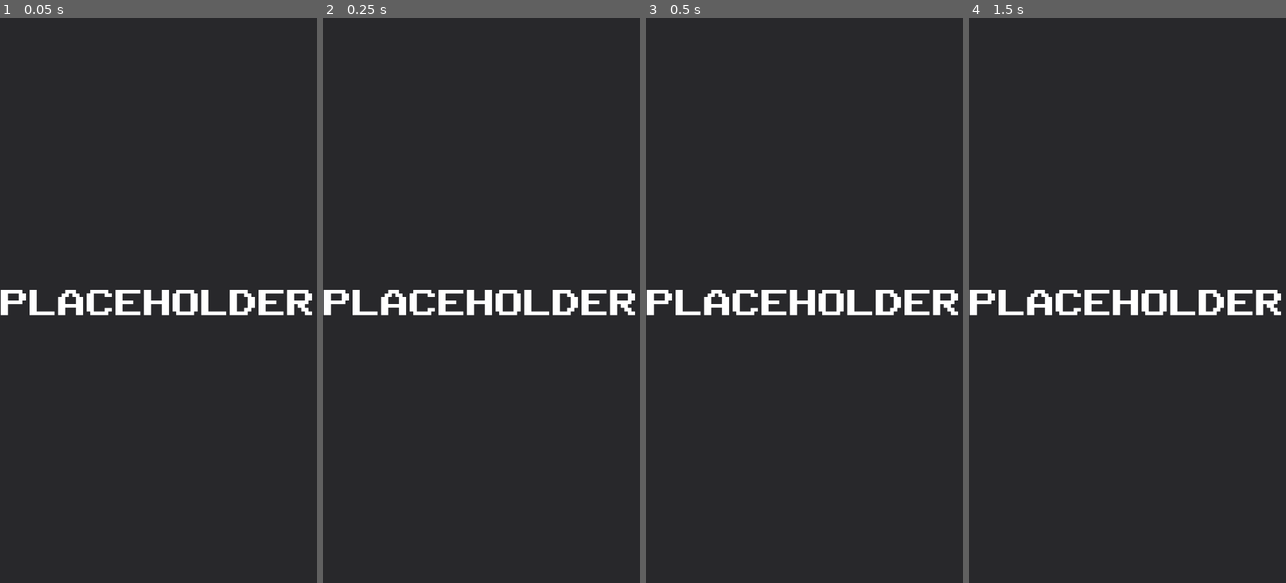
Above: before the commit, frames 1-4 (left to right).
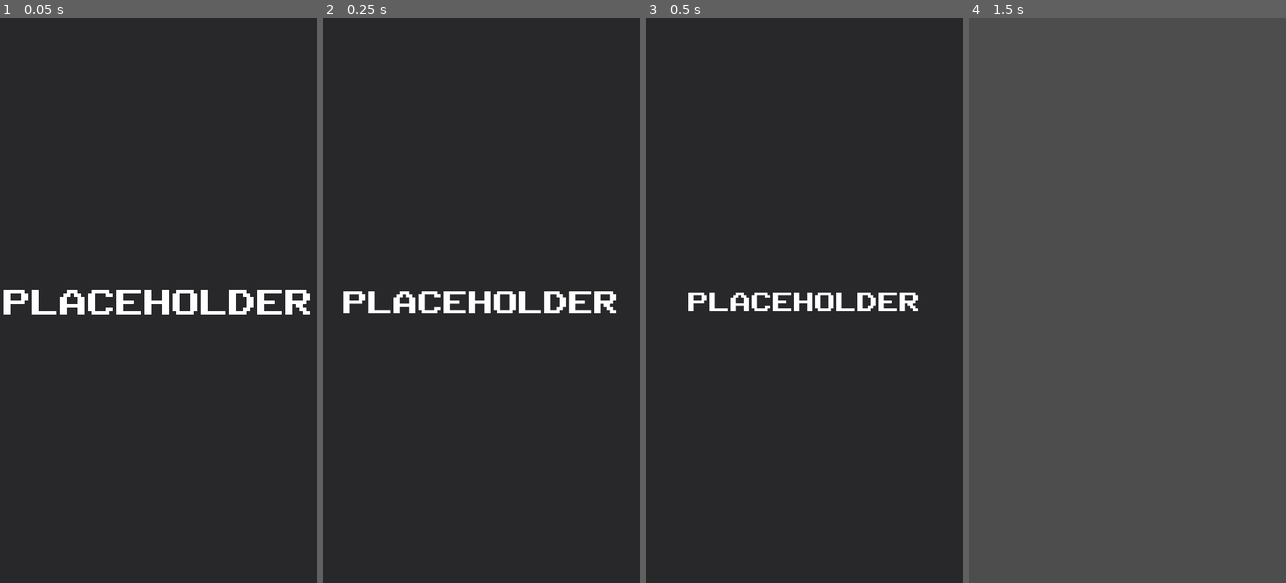
Above: after the commit, the same moments.

Repository: justCallMeJeg/Chaos-Wing-Nemesis-v2
Game: Godot game, scene res://src/Scenes/GameStates/GameSideSelection.tscn
The game is run twice, just before and just after one commit, with the same random seed, the same clock (stepped at 60 frames per second) and the same inputs. This scene is started directly instead of the project's main scene.
Inputs:
- Up to frame 1 (0.05 s): no input
- Up to frame 2 (0.25 s): no input
- Up to frame 3 (0.5 s): no input
- Up to frame 4 (1.5 s): tap Enter at 0.5 s; tap Space at 0.6, 0.77, 1.07, 1.25, 1.35 s

The runs differ from the first frame. In frame 1, 0.8% of the frame differs, in the area x 0-99%, y 48-53%; in frame 2, 2.4%; in frame 3, 2.6%; in frame 4, 100%, in the area x 0-100%, y 0-100%.
Error before the commit: Invalid call. Nonexistent function 'setGameState' in base 'Node (GameManager.gd)'. (res://src/Scripts/Scenes/GameSideSelection.gd:8)

Commit message:
Updated sideSelection script

Diff:
--- a/src/Scripts/Scenes/GameSideSelection.gd
+++ b/src/Scripts/Scenes/GameSideSelection.gd
@@ -5,6 +5,15 @@
 # Called when the node enters the scene tree for the first time.
 func _ready():
 	print("[DEBUG]: GameSideSelection scene ready...")
-	GameManager.setGameState(GameManager.GameStates.SideSelection)
-	print("[DEBUG]: GameState set to 'SideSelection'")
 	animPlayer.play("IntroAnim")
+
+func _input(event) -> void:
+	if event is InputEventKey and event.pressed:
+		match event.keycode:
+			KEY_SPACE:
+				if GameManager.currentGameState == GameManager.GameStates.SideSelection:
+					GameManager.currentGameState = GameManager.GameStates.ShipSelection
+					get_tree().change_scene_to_file("res://src/Scenes/GameStates/GameShipSelection.tscn")
+				else:
+					GameManager.currentGameState = GameManager.GameStates.SideSelection
+					get_tree().change_scene_to_file("res://src/Scenes/GameStates/GameSideSelection.tscn")
